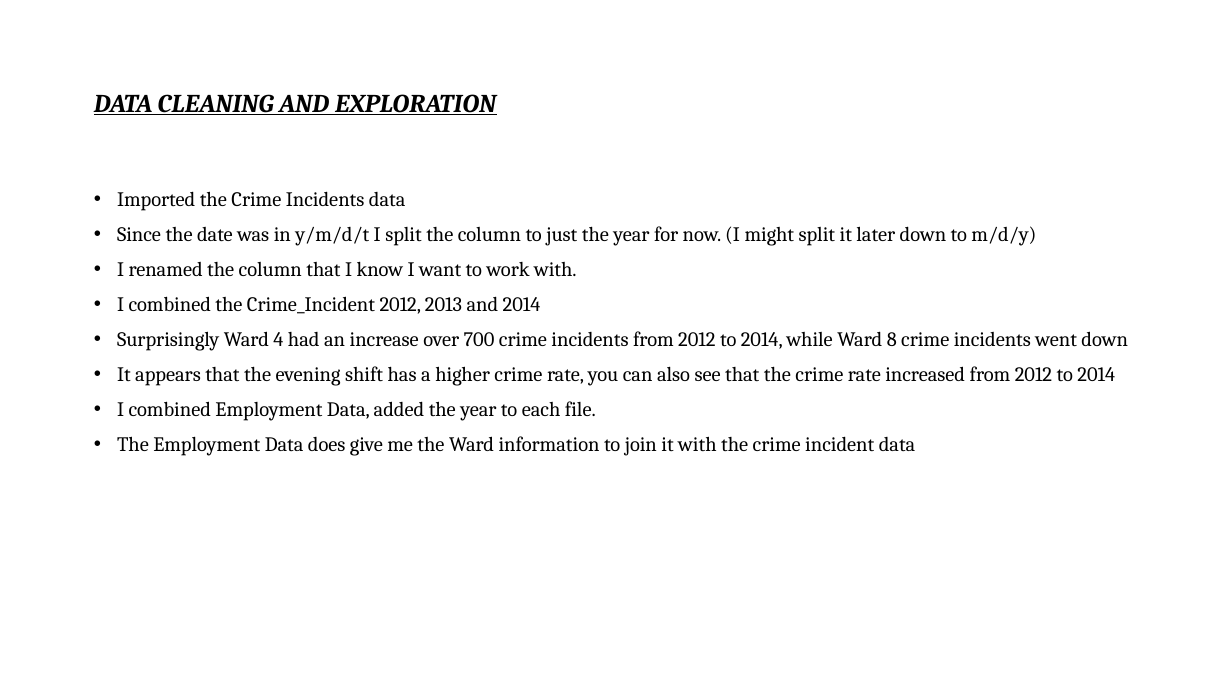
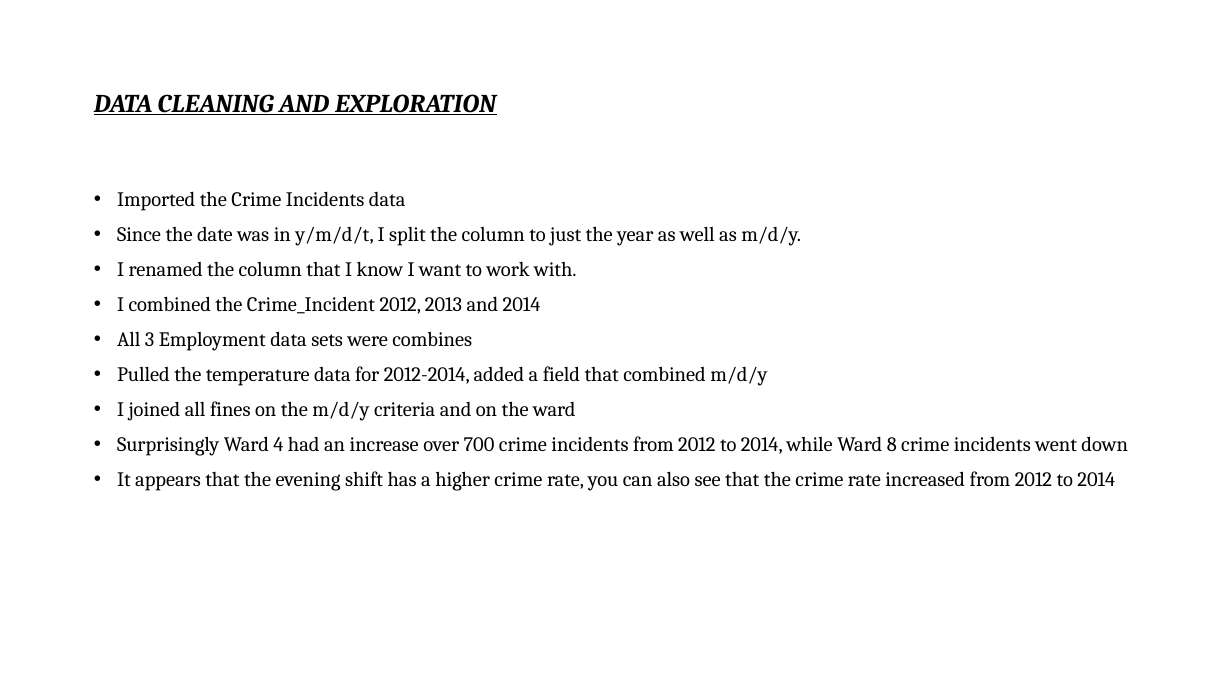
Before and after one commit to Yhuelcher/Crime-Project, a slide deck: slide 7 of Crime Prediction Project.pptx (slide 5 before the commit). Drawn at 1232x693 pixels with LibreOffice and Linux fonts; fonts in the diff are those of the drawing. Boxes give left, top, right and bottom in pixels: in the first picture for what was removed or moved away, otherwise in the second. Text is boxed around its words. In the diff, an @@ line names an element or a change of style, - is before the commit and + after.

```diff
--- a/Crime Prediction Project.pptx
+++ b/Crime Prediction Project.pptx
@@ text at [117, 226, 801, 246]: text changed @@
-• Since the date was in y/m/d/t I split the column to just the year for now. (I might split it later down to m/d/y)
+• Since the date was in y/m/d/t, I split the column to just the year as well as m/d/y.
@@ text at [117, 331, 767, 421]: paragraphs added @@
+• All 3 Employment data sets were combines
+• Pulled the temperature data for 2012-2014, added a field that combined m/d/y
+• I joined all fines on the m/d/y criteria and on the ward
@@ text at [117, 401, 916, 456]: paragraphs removed @@
-• I combined Employment Data, added the year to each file.
-• The Employment Data does give me the Ward information to join it with the crime incident data
```
Also in this commit, not shown: 5 other slides changed, 6 slides added, 1 slide removed, 1 other file.
